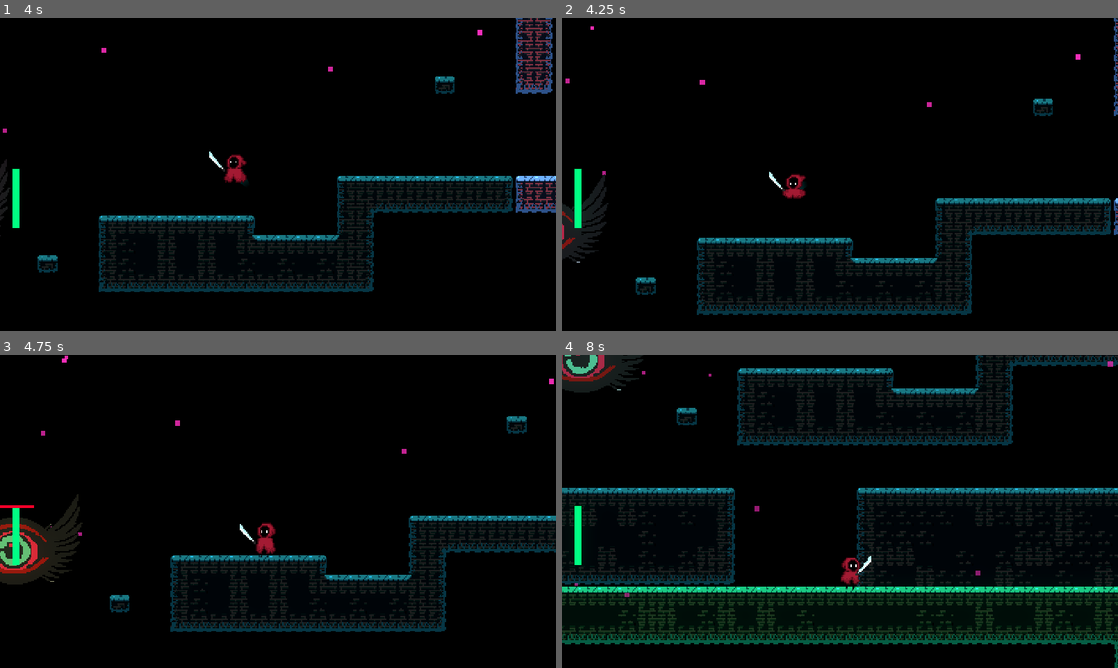
Above: before the commit, frames 1-4 (two rows, left to right).
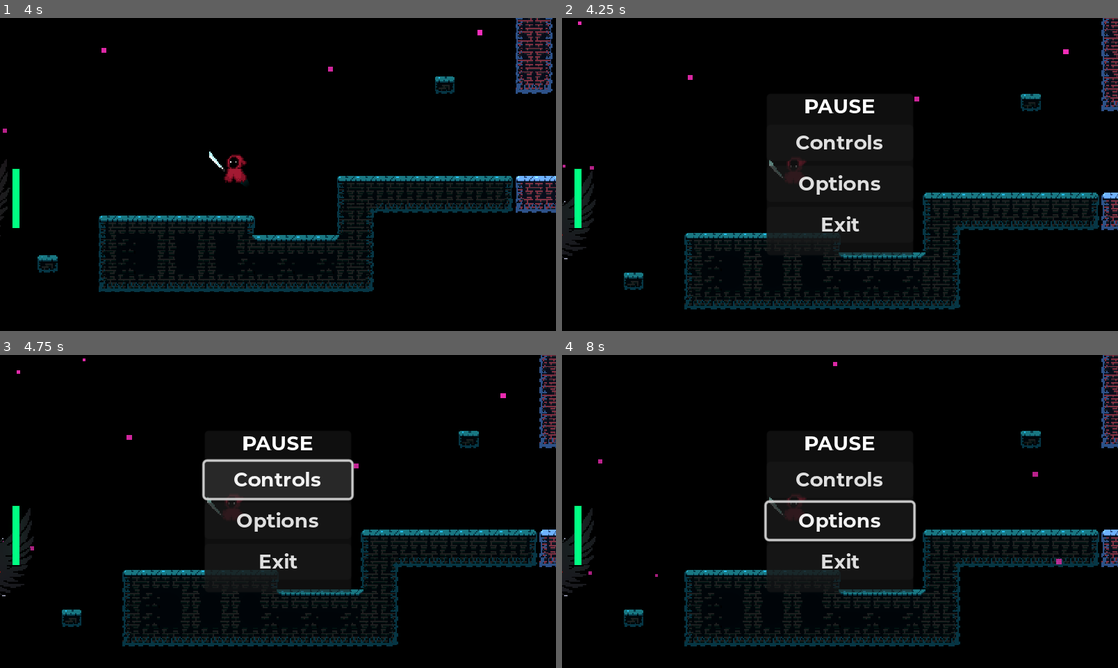
Above: after the commit, the same moments.

Repository: Driannn/AcerolaJam0
Game: Godot game, scene res://Scenes/Main scene/main_scene.tscn
Two runs of this game, one before a commit and one after it. Both use one fixed random seed, a clock stepped at 60 frames per second and the inputs below.
Inputs (mouse positions are in pixels of both pictures, inside the frame that each line leads up to):
- Up to frame 1 (4 s): tap Enter (ui_accept) at 0.5 s; move the mouse to (400, 158) at 0.52 s; hold D (move_right) 0.53-1.28 s; tap X (attack) at 0.6, 2.85 s; click (400, 158) at 0.67 s; tap Space (jump) at 0.77, 1.52, 3.02, 3.77 s; move the mouse to (166, 190) at 1.27 s; hold S 1.28-2.03 s; tap C (dash) at 1.35, 3.6 s; move the mouse to (333, 105) at 2.02 s; hold D (move_right) 2.03-2.78 s; hold F 2.03-2.78 s; move the mouse to (250, 237) at 2.77 s; hold W 2.78-3.53 s; click (250, 237) at 2.92 s; move the mouse to (444, 221) at 3.52 s; hold A (move_left) from 3.53 s (still down)
- Up to frame 2 (4.25 s): keep holding A (move_left); tap Escape (pause) at 4.15 s
- Up to frame 3 (4.75 s): release A (move_left) at 4.25 s; click (278, 480) at 4.25 s, where only the run after the commit has a clickable "Controls"
- Up to frame 4 (8 s): click (840, 520) at 5 s, where only the run after the commit has a clickable "Options"; move the mouse to (673, 464) at 5.77 s; hold A (move_left) 5.78-6.53 s; tap F at 5.85 s; move the mouse to (867, 511) at 6.52 s; hold S 6.53-7.28 s; tap X (attack) at 6.6 s; click (867, 511) at 6.67 s; move the mouse to (756, 433) at 7.27 s; hold D (move_right) from 7.28 s (still down); tap C (dash) at 7.35 s

Frame 1 is identical in both runs. In frame 2, 14% of the frame differs, in the area x 0-100%, y 0-95%; in frame 3, 18%; in frame 4, 28%, in the area x 0-100%, y 0-100%.

Commit message:
very basic paused working

Diff:
--- a/Scenes/Main scene/GameManager.gd
+++ b/Scenes/Main scene/GameManager.gd
@@ -1,8 +1,21 @@
 extends Node
-
+class_name GameManager
 
 @onready var player = %MyPlayer
 @onready var game_over_screen = %GameOverScreen
+@onready var pause_menu = %PauseMenu
+
+#pause game tutorial
+#https://www.youtube.com/watch?v=OWtwYp2lIlQ
+signal toggle_game_paused(is_paused : bool)
+
+var game_paused : bool = false:
+	get:
+		return game_paused
+	set(value):
+		game_paused = value
+		get_tree().paused = game_paused
+		emit_signal("toggle_game_paused", game_paused)
 
 func _process(_delta):
 
@@ -11,7 +24,10 @@
 
 	restart_scene()
 
-
+func _input(event : InputEvent):
+	if(event.is_action_pressed("pause")):
+		game_paused = !game_paused
+		print("Game Paused")
 
 ##restart on R
 func restart_scene():
@@ -20,3 +36,7 @@
 
 func show_game_over_screen():
 	game_over_screen.visible = true
+
+#func pause_game():
+	#if Input.is_action_just_pressed("pause"):
+		##pause
--- a/Scenes/Main scene/main_scene.tscn
+++ b/Scenes/Main scene/main_scene.tscn
@@ -7,6 +7,7 @@
 [ext_resource type="Script" path="res://addons/phantom_camera/scripts/phantom_camera/phantom_camera_2D.gd" id="5_d018c"]
 [ext_resource type="PackedScene" uid="uid://cldxd32efc4gh" path="res://Scenes/Entities/eye_enemy.tscn" id="7_rwyoi"]
 [ext_resource type="PackedScene" uid="uid://cwo3p17l08hsm" path="res://Scenes/UI/GameOverScreen.tscn" id="7_y7ix1"]
+[ext_resource type="PackedScene" uid="uid://m5qqeskwgghk" path="res://Scenes/UI/pause_menu.tscn" id="8_eje1u"]
 
 [sub_resource type="Environment" id="Environment_5iead"]
 background_mode = 3
@@ -18,10 +19,12 @@
 adjustment_saturation = 8.0
 
 [node name="MainScene" type="Node2D"]
+process_mode = 3
 
 [node name="Manager Container" type="Node" parent="."]
 
 [node name="GameManager" type="Node" parent="Manager Container"]
+unique_name_in_owner = true
 script = ExtResource("1_dq8ga")
 
 [node name="LevelsContainer" type="Node2D" parent="."]
@@ -42,12 +45,15 @@
 layer_0/tile_data = PackedInt32Array(2883700, 1, 1, 2818164, 1, 1, 2752628, 1, 1, 2687092, 1, 1, 2621556, 1, 1, 2556020 …(24834 unchanged characters)…
 
 [node name="EntityContainer" type="Node2D" parent="."]
+process_mode = 1
 
 [node name="MyPlayer" parent="EntityContainer" instance=ExtResource("3_8oym4")]
 unique_name_in_owner = true
+process_mode = 1
 position = Vector2(96, 160)
 
 [node name="CPUParticles2D" parent="EntityContainer/MyPlayer" instance=ExtResource("2_0g361")]
+process_mode = 3
 position = Vector2(131, -160)
 lifetime = 15.0
 speed_scale = 1.05
@@ -55,6 +61,7 @@
 color = Color(0.988235, 0.188235, 0.741176, 1)
 
 [node name="Enemies" type="Node2D" parent="EntityContainer"]
+process_mode = 1
 
 [node name="EyeEnemy" parent="EntityContainer/Enemies" instance=ExtResource("7_rwyoi")]
 position = Vector2(547, 142)
@@ -100,12 +107,13 @@
 [node name="WorldEnvironment" type="WorldEnvironment" parent="."]
 environment = SubResource("Environment_5iead")
 
-[node name="UIElements" type="Control" parent="."]
-layout_mode = 3
-anchors_preset = 0
-offset_right = 40.0
-offset_bottom = 40.0
+[node name="UIelements" type="Node" parent="."]
 
-[node name="GameOverScreen" parent="UIElements" instance=ExtResource("7_y7ix1")]
+[node name="GameOverScreen" parent="UIelements" instance=ExtResource("7_y7ix1")]
 unique_name_in_owner = true
 visible = false
+
+[node name="CanvasLayer" type="CanvasLayer" parent="UIelements"]
+
+[node name="PauseMenu" parent="UIelements/CanvasLayer" instance=ExtResource("8_eje1u")]
+unique_name_in_owner = true
--- /dev/null
+++ b/Scenes/UI/pause_menu.gd
@@ -0,0 +1,14 @@
+extends Control
+
+@onready var game_manager = %GameManager
+
+func _ready():
+	hide()
+	game_manager.connect("toggle_game_paused", _on_game_manager_toggle_gaame_paaused)
+
+
+func _on_game_manager_toggle_gaame_paaused(is_paused : bool):
+	if is_paused:
+		show()
+	else:
+		hide()
--- /dev/null
+++ b/Scenes/UI/pause_menu.tscn
@@ -0,0 +1,57 @@
+[gd_scene load_steps=3 format=3 uid="uid://m5qqeskwgghk"]
+
+[ext_resource type="Script" path="res://Scenes/UI/pause_menu.gd" id="1_63ibb"]
+[ext_resource type="FontFile" uid="uid://dl8ifxf7qv5ji" path="res://Assets/Fonts/Montserrat-Bold.otf" id="1_fvnia"]
+
+[node name="PauseMenu" type="Control"]
+process_mode = 2
+layout_mode = 3
+anchors_preset = 15
+anchor_right = 1.0
+anchor_bottom = 1.0
+grow_horizontal = 2
+grow_vertical = 2
+script = ExtResource("1_63ibb")
+
+[node name="Panel" type="Panel" parent="."]
+layout_mode = 1
+anchors_preset = 8
+anchor_left = 0.5
+anchor_top = 0.5
+anchor_right = 0.5
+anchor_bottom = 0.5
+offset_left = -59.0
+offset_top = -65.0
+offset_right = 59.0
+offset_bottom = 65.0
+grow_horizontal = 2
+grow_vertical = 2
+
+[node name="VBoxContainer" type="VBoxContainer" parent="Panel"]
+layout_mode = 1
+anchors_preset = 15
+anchor_right = 1.0
+anchor_bottom = 1.0
+grow_horizontal = 2
+grow_vertical = 2
+
+[node name="Label" type="Label" parent="Panel/VBoxContainer"]
+layout_mode = 2
+theme_override_fonts/font = ExtResource("1_fvnia")
+text = "PAUSE"
+horizontal_alignment = 1
+
+[node name="Button" type="Button" parent="Panel/VBoxContainer"]
+layout_mode = 2
+theme_override_fonts/font = ExtResource("1_fvnia")
+text = "Controls"
+
+[node name="Button2" type="Button" parent="Panel/VBoxContainer"]
+layout_mode = 2
+theme_override_fonts/font = ExtResource("1_fvnia")
+text = "Options"
+
+[node name="Button3" type="Button" parent="Panel/VBoxContainer"]
+layout_mode = 2
+theme_override_fonts/font = ExtResource("1_fvnia")
+text = "Exit"
Not shown: 1 places in Scenes/Main scene/main_scene.tscn that only renumber resources
